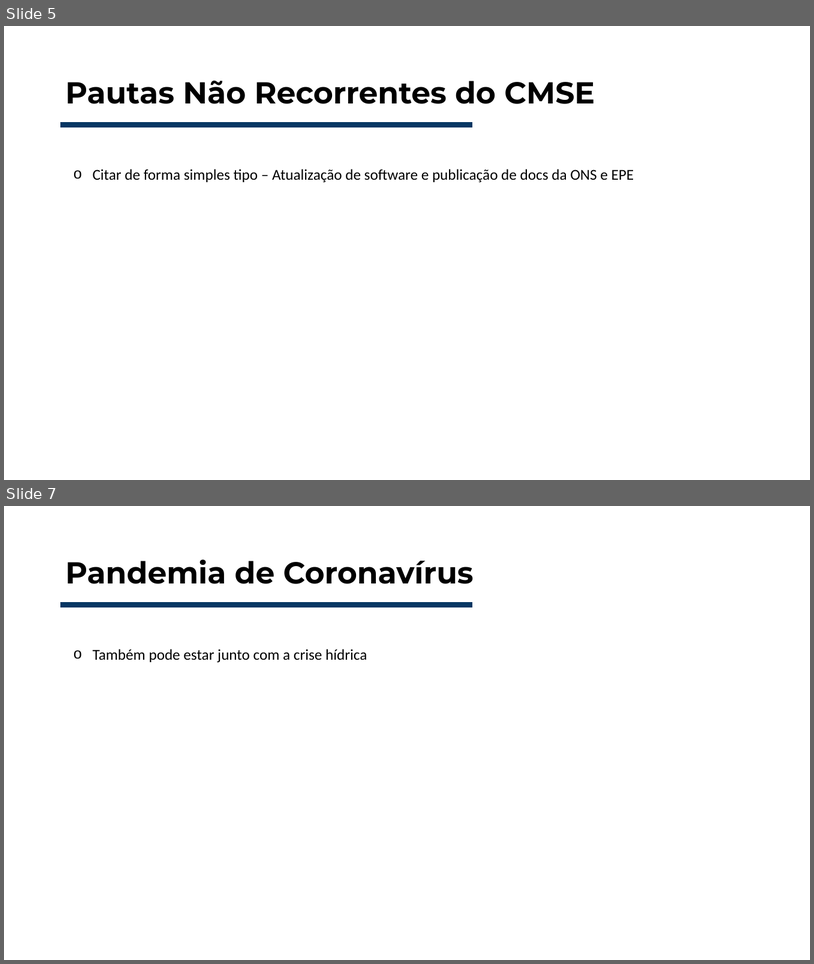
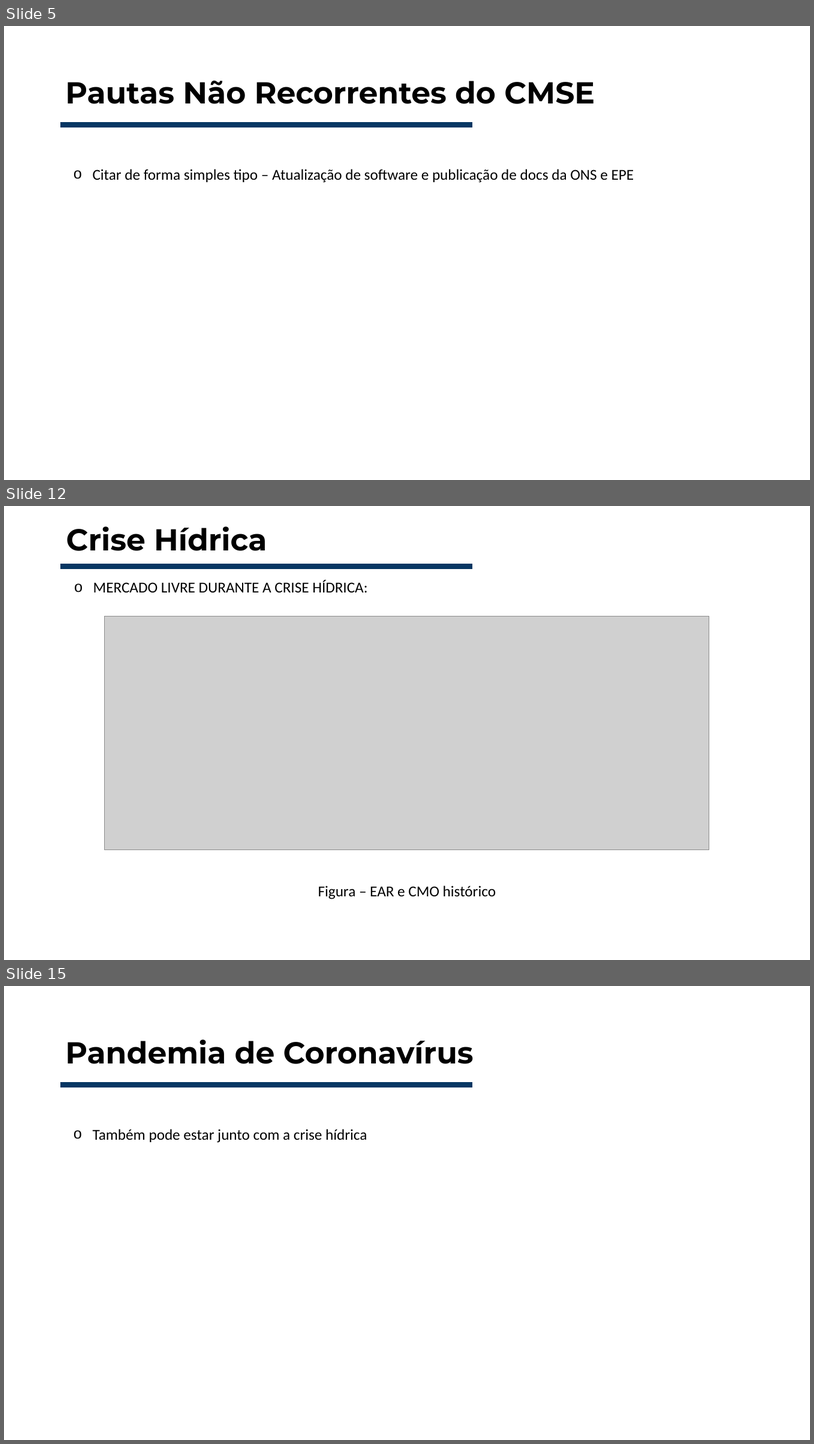
Before and after one commit to Rafa3lAlbuqueruqe/Planejamento_energetico_trabalhos, a slide deck: Seminário 1 - CMSE/Seminário - Comitê de Monitoramento do Sistema Elétrico.pptx. Shown one above the other, each under a label of ours: slides 5 and 7 before the commit, slides 5, 12 and 15 after it; the slides between them are not shown. The pictures are 814x964 and 814x1444 pixels, drawn with LibreOffice and Linux fonts; fonts in the diff are those of the drawing; grey boxes stand for pictures. Boxes give left, top, right and bottom in pixels: in the first picture for what was removed or moved away, otherwise in the second. Text is boxed around its words. In the diff, an @@ line names an element or a change of style, - is before the commit and + after.

Commit message:
Added figures and pages to presentation

```diff
--- a/Seminário 1 - CMSE/Seminário - Comitê de Monitoramento do Sistema Elétrico.pptx
+++ b/Seminário 1 - CMSE/Seminário - Comitê de Monitoramento do Sistema Elétrico.pptx
@@ slide 12 added at box(4, 506, 810, 960), background #FFFFFF @@
@@ title added at box(66, 526, 267, 551), 36 pt, text #000000, bold @@
+Crise Hídrica
@@ line added from (60, 567) to (473, 567), #073763 6 pt @@
@@ text added at box(93, 580, 368, 592), 18 pt, text #000000 @@
+  o MERCADO LIVRE DURANTE A CRISE HÍDRICA:
@@ picture added at box(105, 616, 710, 850) @@
@@ text added at box(318, 885, 496, 899), 18 pt, text #000000 @@
+Figura – EAR e CMO histórico
@@ what was slide 7 is now slide 15 @@
```
Also in this commit, not shown: 1 slide changed, 7 other slides added, 13 other files.
